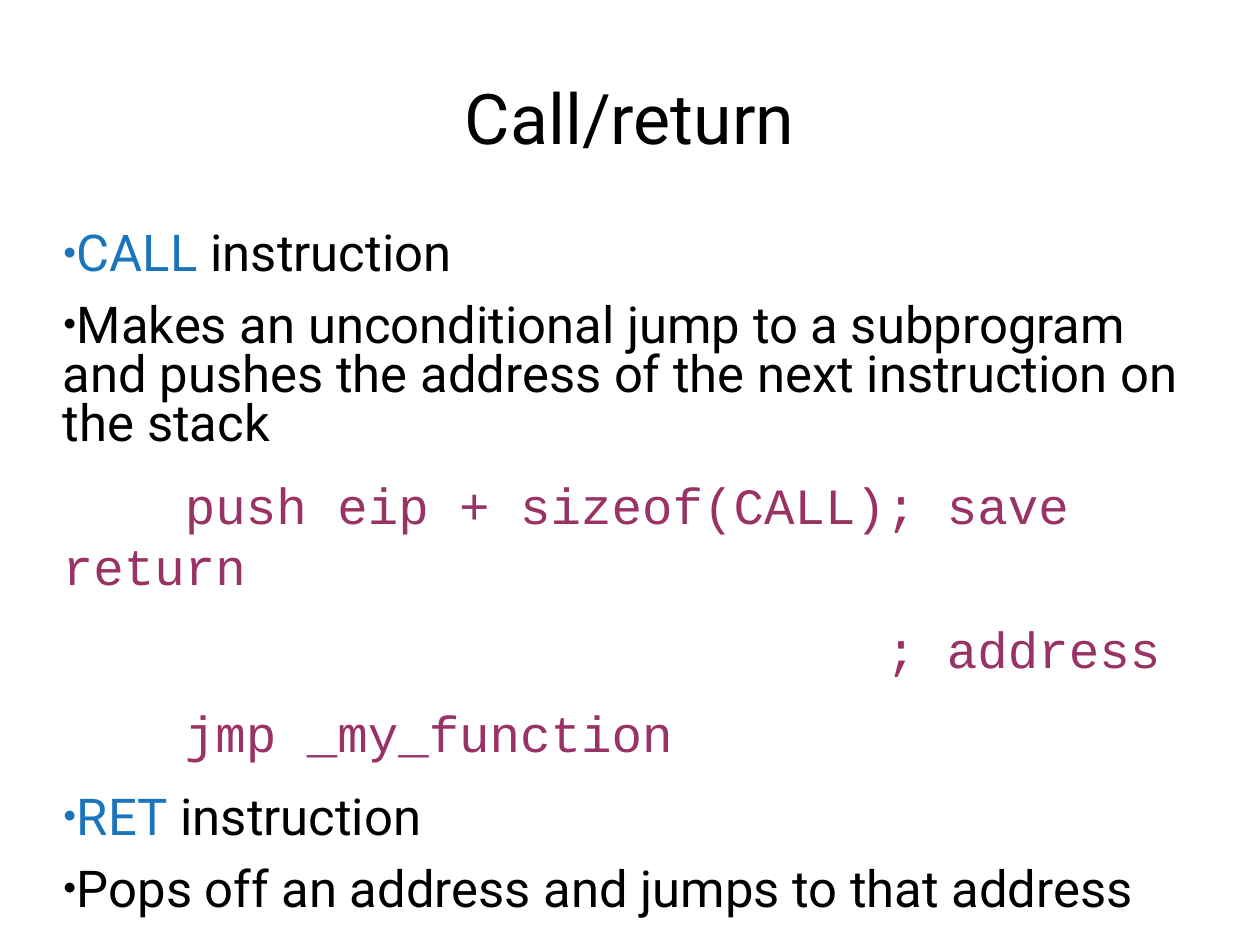
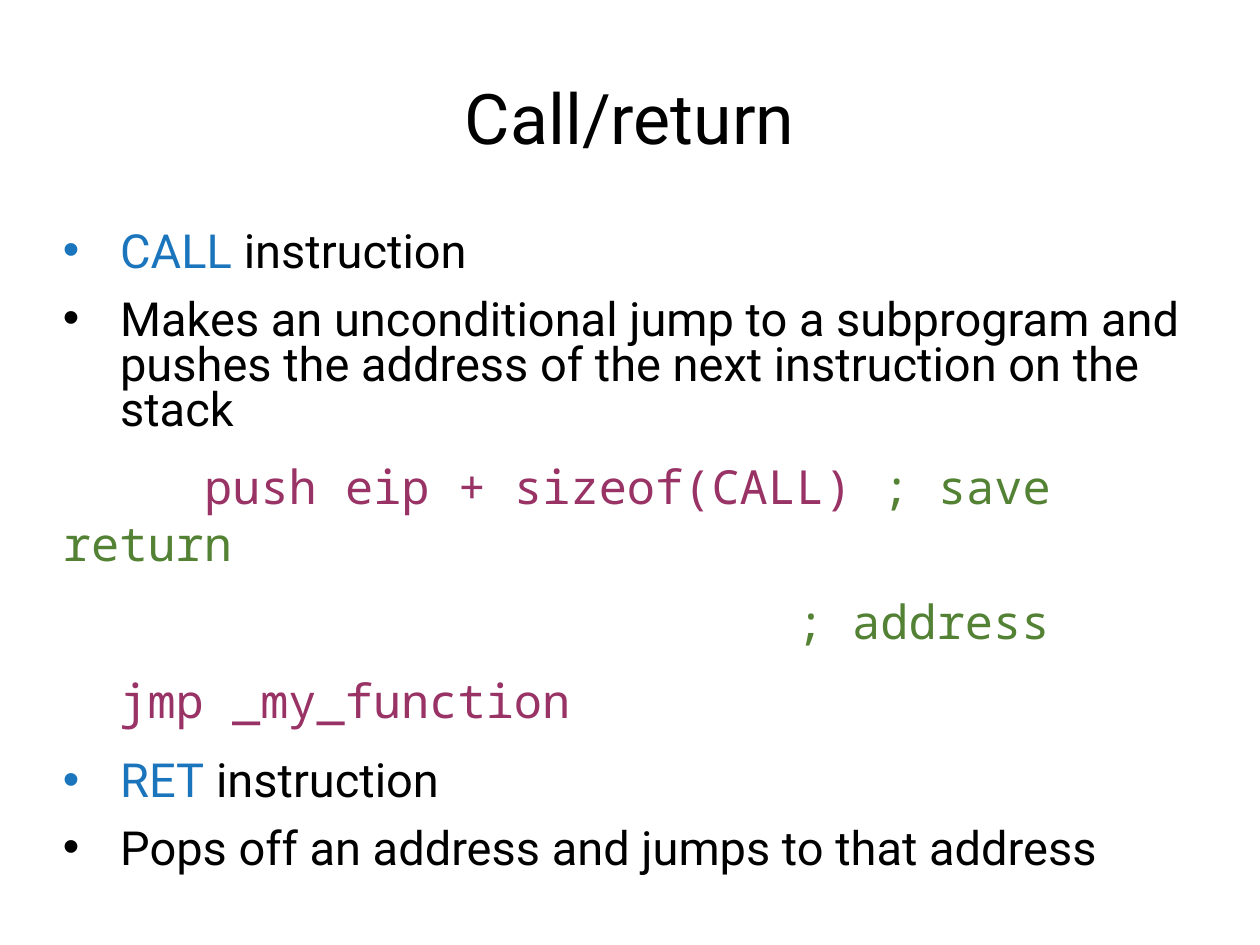
Before and after one commit to antonburtsev/cs5460, a slide deck: slide 53 of lectures/lecture03-x86-asm/lecture03-x86-asm.pptx (slide 47 before the commit). Drawn at 1260x945 pixels with LibreOffice and Linux fonts; fonts in the diff are those of the drawing. Boxes give left, top, right and bottom in pixels: in the first picture for what was removed or moved away, otherwise in the second. Text is boxed around its words. In the diff, an @@ line names an element or a change of style, - is before the commit and + after.

```diff
--- a/lectures/lecture03-x86-asm/lecture03-x86-asm.pptx
+++ b/lectures/lecture03-x86-asm/lecture03-x86-asm.pptx
@@ text at [119,234,1179,866]: size 32 to 29.6 pt in "CALL instruction", "Makes an unconditional jump to a subprogram ...", "; address", "jmp _my_function" and 2 more places; font Courier New to Noto Sans Mono in "; address", "jmp _my_function"; text colour #993366 to #548235 in "; address"; bullet ● to • @@
@@ text at [63,468,1051,562]: text changed; size 32 to 29.6 pt; font Courier New to Noto Sans Mono @@
-push eip + sizeof(CALL); save return
+push eip + sizeof(CALL) ; save return
```
Also in this commit, not shown: 24 other slides changed, 6 slides added, 2 other files.
